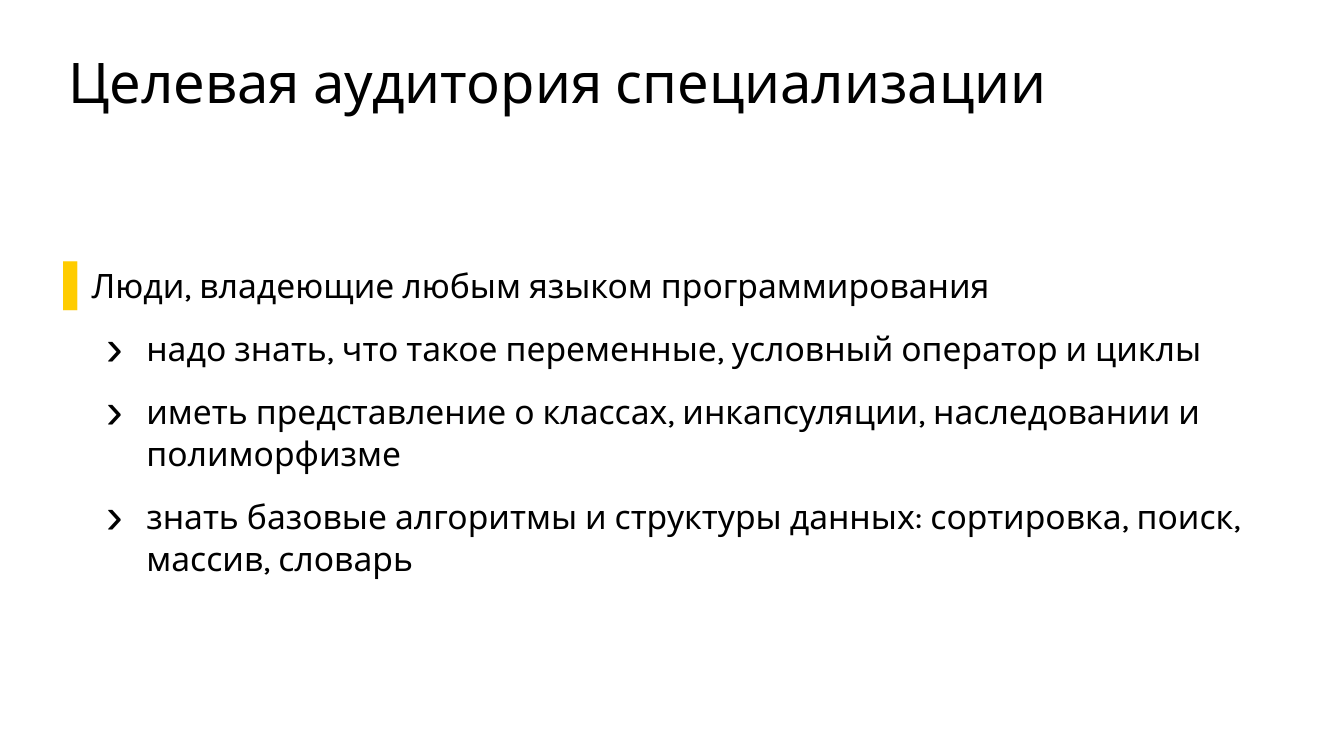
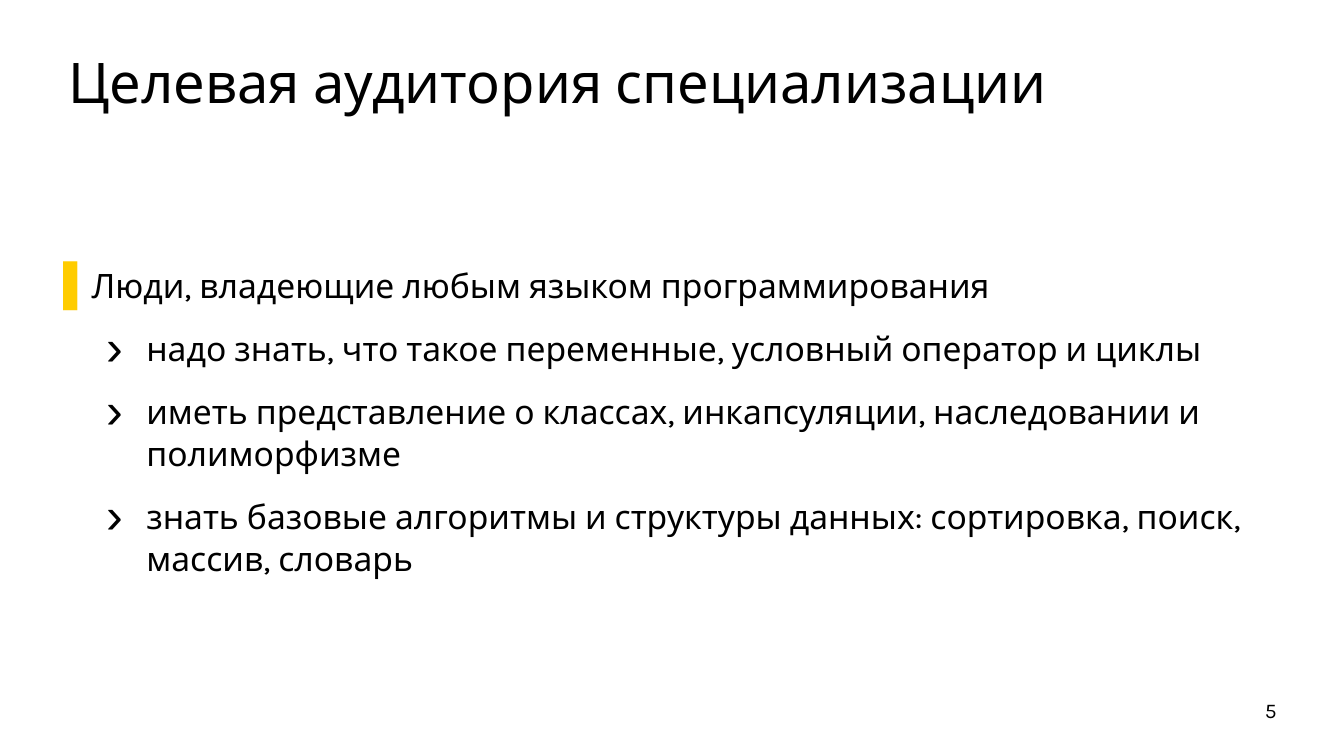
Before and after one commit to ishfb/cpprus18, a slide deck: slide 5 of slides.pptx. Drawn at 1344x756 pixels with LibreOffice and Linux fonts; fonts in the diff are those of the drawing. Boxes give left, top, right and bottom in pixels: in the first picture for what was removed or moved away, otherwise in the second. Text is boxed around its words. In the diff, an @@ line names an element or a change of style, - is before the commit and + after.

```diff
--- a/slides.pptx
+++ b/slides.pptx
@@ page number added at <box>1265,704,1277,719</box>, 30 pt, text #000000 @@
+5
```
Also in this commit, not shown: 1 other slide changed, 3 slides added, 1 slide removed, 14 other files.
